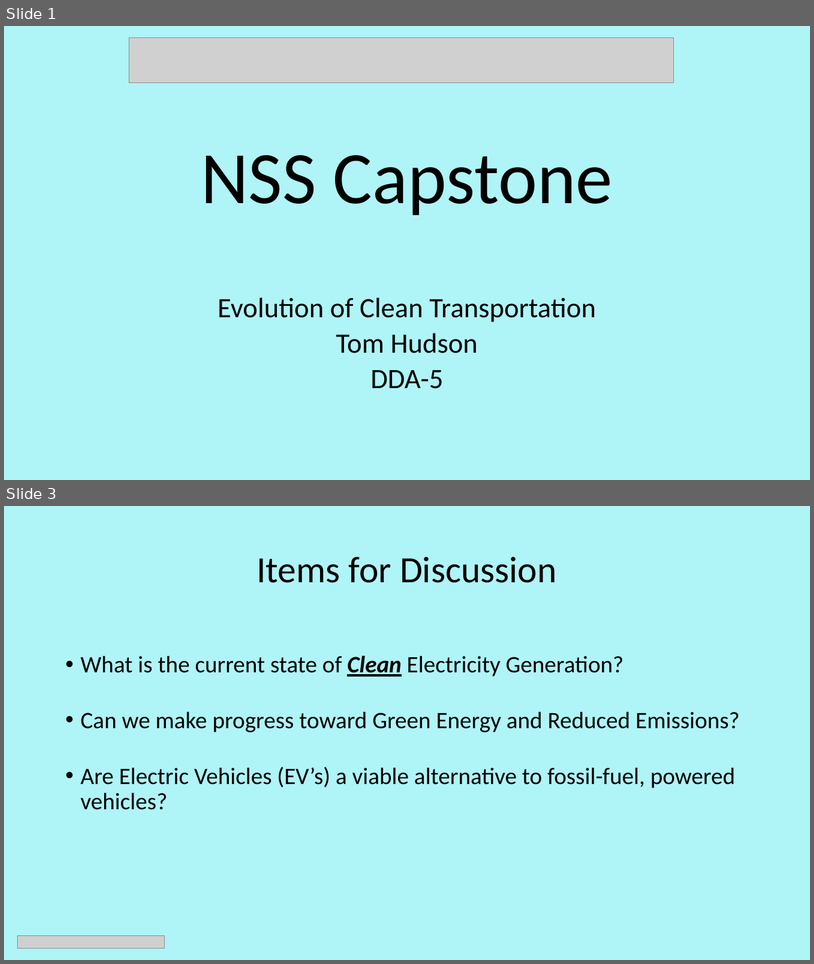
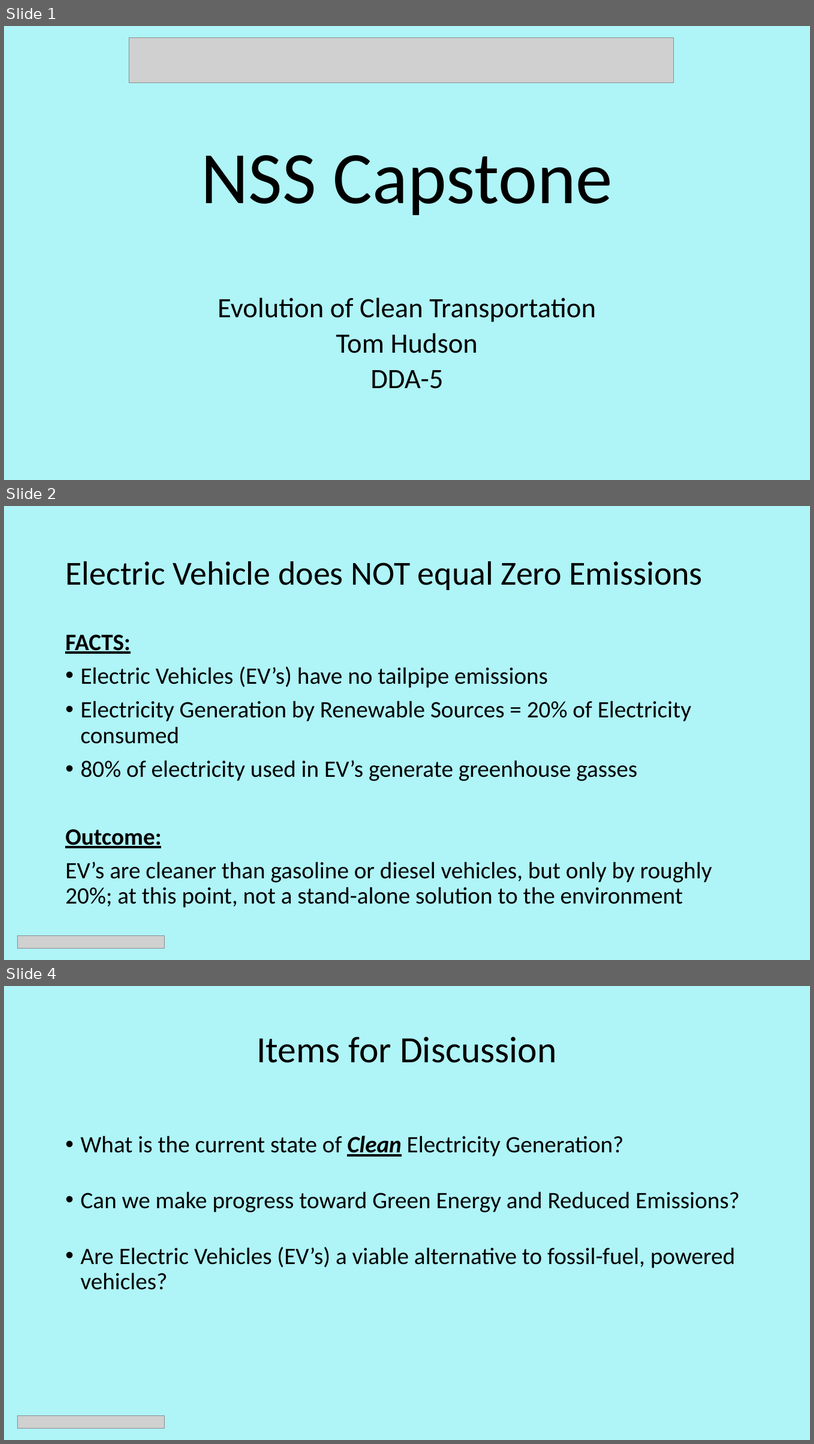
Before and after one commit to Tom-Hudson88/Capstone, a slide deck: NSS Capstone powerpoint.pptx. Shown one above the other, each under a label of ours: slides 1 and 3 before the commit, slides 1, 2 and 4 after it; the slides between them are not shown. The pictures are 814x964 and 814x1444 pixels, drawn with LibreOffice and Linux fonts; fonts in the diff are those of the drawing; grey boxes stand for pictures. Boxes give left, top, right and bottom in pixels: in the first picture for what was removed or moved away, otherwise in the second. Text is boxed around its words. In the diff, an @@ line names an element or a change of style, - is before the commit and + after.

```diff
--- a/NSS Capstone powerpoint.pptx
+++ b/NSS Capstone powerpoint.pptx
@@ slide 2 added at [4, 506, 810, 960], background #AFF4F7 @@
@@ text added at [65, 561, 703, 590], 40 pt, text #000000 @@
+Electric Vehicle does NOT equal Zero Emissions
@@ text added at [65, 634, 713, 907], 28 pt, text #000000 @@
+FACTS:
+• Electric Vehicles (EV’s) have no tailpipe emissions
+• Electricity Generation by Renewable Sources = 20% of Electricity consumed
+• 80% of electricity used in EV’s generate greenhouse gasses
+Outcome:
+EV’s are cleaner than gasoline or diesel vehicles, but only by roughly 20%; at this point, not a stand-alone solution to the environment
@@ picture added at [17, 936, 165, 948] @@
@@ what was slide 3 is now slide 4 @@
```
Also in this commit, not shown: 7 slides changed, 1 other slide added, 6 other files.
